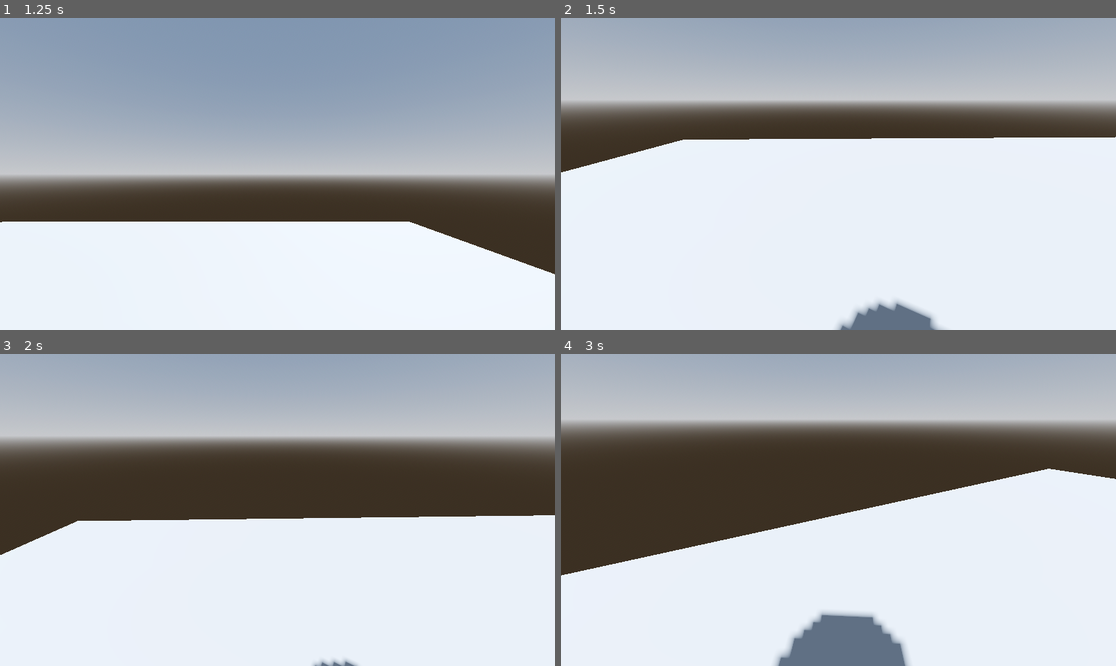
Above: before the commit, frames 1-4 (two rows, left to right).
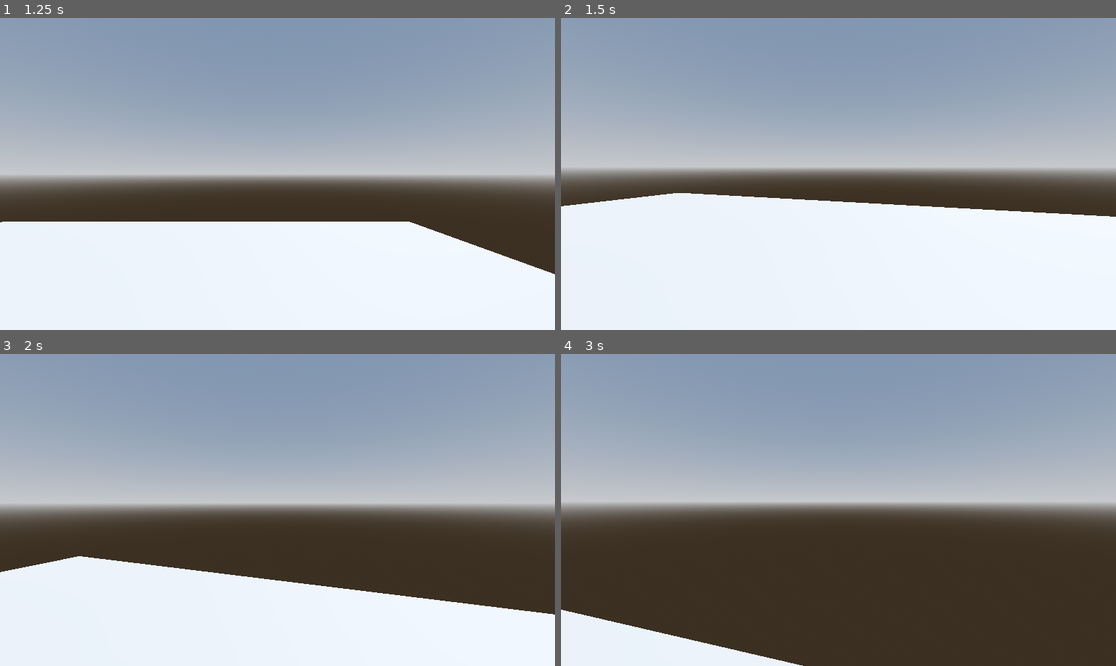
Above: after the commit, the same moments.

Repository: rodrigowillsilva/D3_-3
Game: Godot game, scene res://Scenes/3DLevel.tscn
The game is run twice, just before and just after one commit, with the same random seed, the same clock (stepped at 60 frames per second) and the same inputs.
Inputs (mouse positions are in pixels of both pictures, inside the frame that each line leads up to):
- Up to frame 1 (1.25 s): tap Enter (ui_accept) at 0.5, 0.77 s; move the mouse to (399, 158) at 0.52 s; hold D (right) from 0.53 s (still down); click (399, 158) at 0.67 s
- Up to frame 2 (1.5 s): move the mouse to (810, 174) at 1.27 s; release D (right) at 1.28 s; hold W (forward) from 1.28 s (still down)
- Up to frame 3 (2 s): keep holding W (forward); tap Enter (ui_accept) at 1.52 s
- Up to frame 4 (3 s): keep holding W (forward); move the mouse to (849, 503) at 2.02 s; move the mouse to (832, 516) at 2.77 s

Frame 1 is identical in both runs. In frame 2, 53% of the frame differs, in the area x 0-100%, y 4-100%; in frame 3, 65%; in frame 4, 91%, in the area x 0-100%, y 0-100%.

Commit message:
Movement Sensivity
Alterei a sensibilidade da câmera.

Diff:
--- a/project-west/Scripts/PlayerMovement.gd
+++ b/project-west/Scripts/PlayerMovement.gd
@@ -14,8 +14,8 @@
 		Input.set_mouse_mode(Input.MOUSE_MODE_VISIBLE)
 	if Input.get_mouse_mode() == Input.MOUSE_MODE_CAPTURED:
 		if event is InputEventMouseMotion:
-			neck.rotate_y(-event.relative.x * 0.01)
-			camera.rotate_x(-event.relative.y * 0.01)
+			neck.rotate_y(-event.relative.x * 0.001)
+			camera.rotate_x(-event.relative.y * 0.001)
 			camera.rotation.x = clamp(camera.rotation.x, deg_to_rad (-80), deg_to_rad(60))
 
 func _physics_process(delta: float) -> void:
